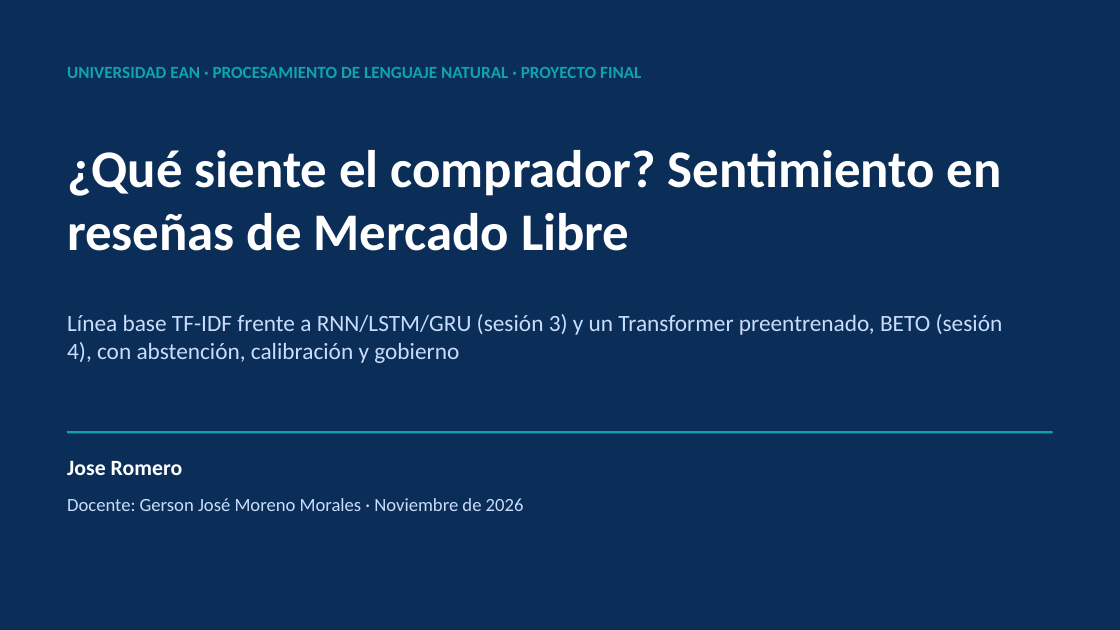
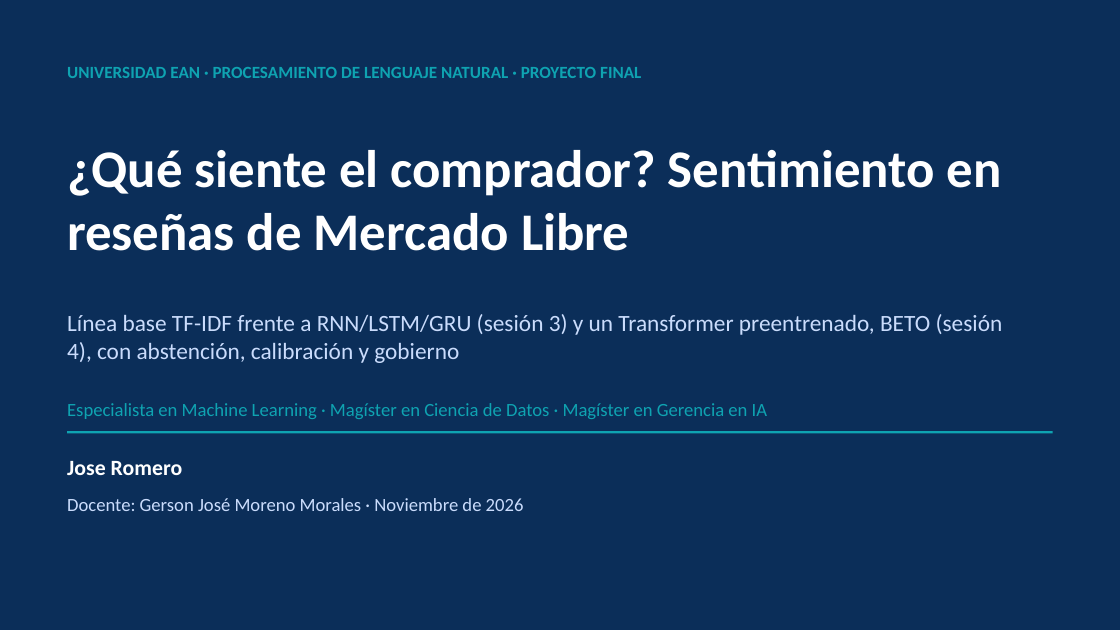
Before and after one commit to pedrogarciar13/proyecto_final_pln, a slide deck: slide 1 of docs/Presentacion_Proyecto_PLN.pptx. Drawn at 1120x630 pixels with LibreOffice and Linux fonts; fonts in the diff are those of the drawing. Boxes give left, top, right and bottom in pixels: in the first picture for what was removed or moved away, otherwise in the second. Text is boxed around its words. In the diff, an @@ line names an element or a change of style, - is before the commit and + after.

```diff
--- a/docs/Presentacion_Proyecto_PLN.pptx
+++ b/docs/Presentacion_Proyecto_PLN.pptx
@@ text added at (67,403,767,419), 12 pt, text #0FA3B1 @@
+Especialista en Machine Learning · Magíster en Ciencia de Datos · Magíster en Gerencia en IA
```
Also in this commit, not shown: 17 other slides changed, 4 other files.
